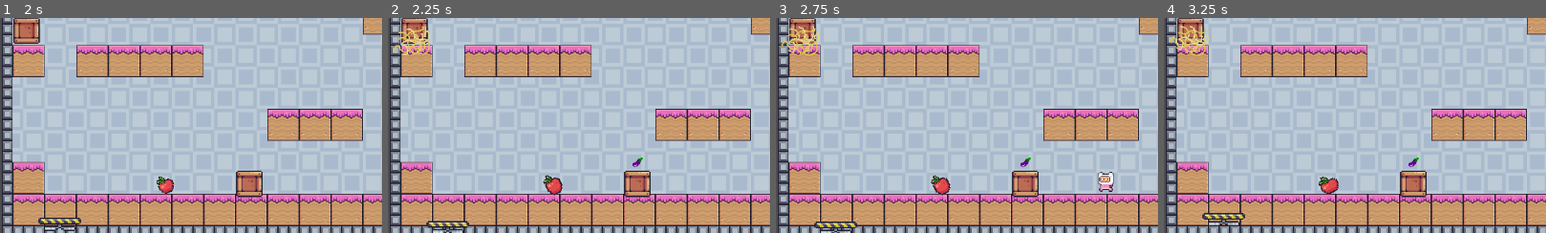
Above: before the commit, frames 1-4 (left to right).
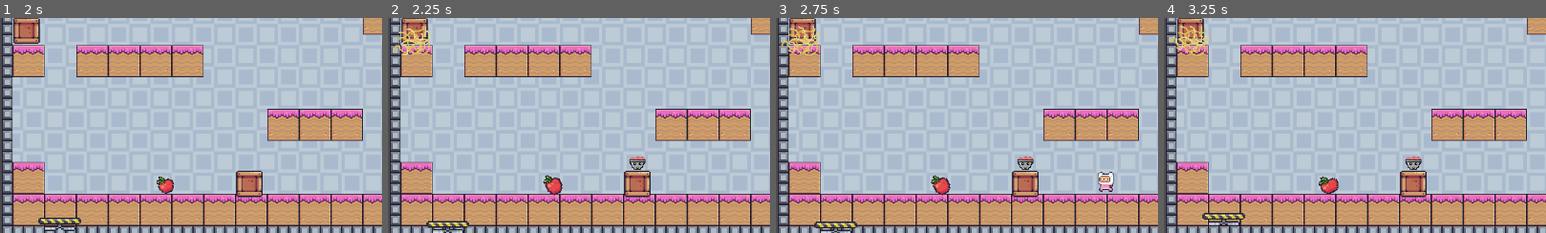
Above: after the commit, the same moments.

Repository: queer-frogs/undercooked
Game: Godot game, scene res://node.tscn
Same seed, same stepped clock (60 frames per second), same inputs: the game is played once before the commit and once after it.
Inputs:
- Up to frame 1 (2 s): hold Right (move_right_1) from 0.53 s (still down); tap Alt (dash_1) at 0.6 s; tap Shift (jump_1) at 0.77, 1.52 s; tap Q (dash_2) at 1.35 s
- Up to frame 2 (2.25 s): release Right (move_right_1) at 2.03 s; hold Left (move_left_1) from 2.03 s (still down); tap E (interact) at 2.1 s
- Up to frame 3 (2.75 s): keep holding Left (move_left_1)
- Up to frame 4 (3.25 s): release Left (move_left_1) at 2.78 s; hold Right (move_right_1) from 2.78 s (still down); tap Alt (dash_1) at 2.85 s; tap Shift (jump_1) at 3.02 s
The pictures show only the part of the screen within x 0-50%, y 50-100%; the shares and areas given below are measured in that part.

Frame 1 is identical in both runs. In frame 2, 0.2% of the frame differs, in the area x 63-68%, y 64-71%; in frame 3, 0.2%; in frame 4, 0.2%.

Commit message:
pour switch

Diff:
--- a/ingredient.tscn
+++ b/ingredient.tscn
@@ -1,14 +1,18 @@
-[gd_scene load_steps=53 format=3 uid="uid://dt7wai2rc6o6e"]
+[gd_scene load_steps=61 format=3 uid="uid://dt7wai2rc6o6e"]
 
 [ext_resource type="Script" path="res://Ingredient.gd" id="1_okdlo"]
 [ext_resource type="Texture2D" uid="uid://bmw40u13l6dwp" path="res://assets_temporaires/Items/Fruits/Apple.png" id="2_migk8"]
 [ext_resource type="Texture2D" uid="uid://d33vfdqi7jyur" path="res://assets_temporaires/Items/Fruits/Bananas.png" id="3_4qtkn"]
 [ext_resource type="Texture2D" uid="uid://dt35rkkbjyq6y" path="res://vrais assets/coal-1.png.png" id="4_0i72n"]
 [ext_resource type="Texture2D" uid="uid://cm44blmaultpb" path="res://vrais assets/carott.png.png" id="4_by7s0"]
+[ext_resource type="Texture2D" uid="uid://dfuhwhlab3ml7" path="res://vrais assets/zuchini chopped-1.png(1).png" id="5_a0p4m"]
 [ext_resource type="Texture2D" uid="uid://btyqlid3mmqqf" path="res://vrais assets/noodle-1.png.png" id="5_ekno7"]
 [ext_resource type="Texture2D" uid="uid://b7a11ihhouwye" path="res://vrais assets/tomato-1.png.png" id="6_02sur"]
+[ext_resource type="Texture2D" uid="uid://chcj1vjvdarsq" path="res://vrais assets/eggplant chopped-1.png(2).png" id="6_66822"]
 [ext_resource type="Texture2D" uid="uid://cwabsu7usk5ps" path="res://vrais assets/eggplant.png" id="6_ilhjv"]
 [ext_resource type="Texture2D" uid="uid://bwl7ab0ti8t3l" path="res://vrais assets/zucchini.png" id="7_70286"]
+[ext_resource type="Texture2D" uid="uid://b7esfauiojgqx" path="res://vrais assets/tomates chopped-1.png.png" id="7_ytp0r"]
+[ext_resource type="Texture2D" uid="uid://qhxs264uaieo" path="res://vrais assets/zuchini chopped-1.png.png" id="8_7t1wi"]
 
 [sub_resource type="CircleShape2D" id="CircleShape2D_q7m2h"]
 radius = 11.4018
@@ -153,6 +157,22 @@
 atlas = ExtResource("4_by7s0")
 region = Rect2(0, 0, 16, 16)
 
+[sub_resource type="AtlasTexture" id="AtlasTexture_0ot74"]
+atlas = ExtResource("5_a0p4m")
+region = Rect2(0, 0, 32, 32)
+
+[sub_resource type="AtlasTexture" id="AtlasTexture_gx7tf"]
+atlas = ExtResource("6_66822")
+region = Rect2(0, 0, 32, 32)
+
+[sub_resource type="AtlasTexture" id="AtlasTexture_go04f"]
+atlas = ExtResource("7_ytp0r")
+region = Rect2(0, 0, 32, 32)
+
+[sub_resource type="AtlasTexture" id="AtlasTexture_2jji0"]
+atlas = ExtResource("8_7t1wi")
+region = Rect2(0, 0, 32, 32)
+
 [sub_resource type="AtlasTexture" id="AtlasTexture_psyyl"]
 atlas = ExtResource("4_0i72n")
 region = Rect2(0, 0, 32, 32)
@@ -293,6 +313,38 @@
 }],
 "loop": true,
 "name": &"carrot",
+"speed": 5.0
+}, {
+"frames": [{
+"duration": 1.0,
+"texture": SubResource("AtlasTexture_0ot74")
+}],
+"loop": true,
+"name": &"choppedCarrot",
+"speed": 5.0
+}, {
+"frames": [{
+"duration": 1.0,
+"texture": SubResource("AtlasTexture_gx7tf")
+}],
+"loop": true,
+"name": &"choppedEggplant",
+"speed": 5.0
+}, {
+"frames": [{
+"duration": 1.0,
+"texture": SubResource("AtlasTexture_go04f")
+}],
+"loop": true,
+"name": &"choppedTomato",
+"speed": 5.0
+}, {
+"frames": [{
+"duration": 1.0,
+"texture": SubResource("AtlasTexture_2jji0")
+}],
+"loop": true,
+"name": &"choppedZucchini",
 "speed": 5.0
 }, {
 "frames": [{
@@ -351,7 +403,7 @@
 texture_filter = 1
 scale = Vector2(0.975, 0.975)
 sprite_frames = SubResource("SpriteFrames_p6m21")
-animation = &"eggplant"
+animation = &"choppedTomato"
 
 [node name="PickArea" type="Area2D" parent="."]
 collision_layer = 2
Binary file changed: vrais assets/eggplant.png
